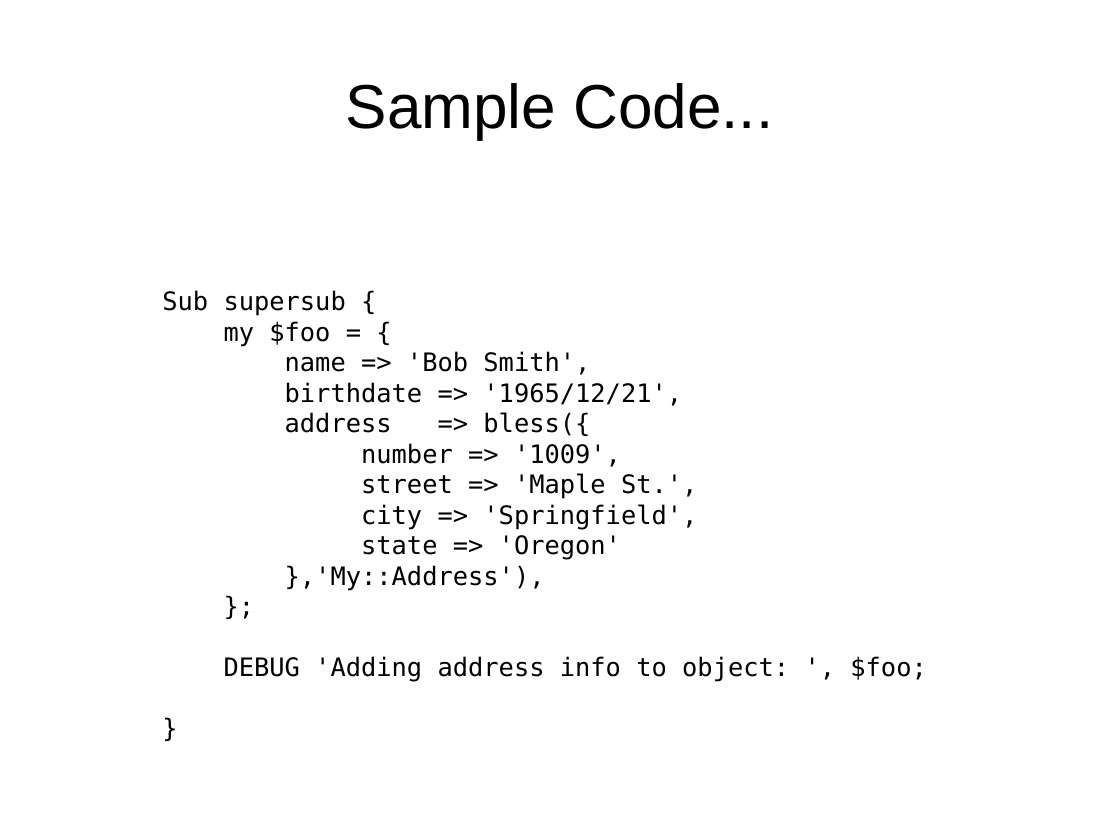
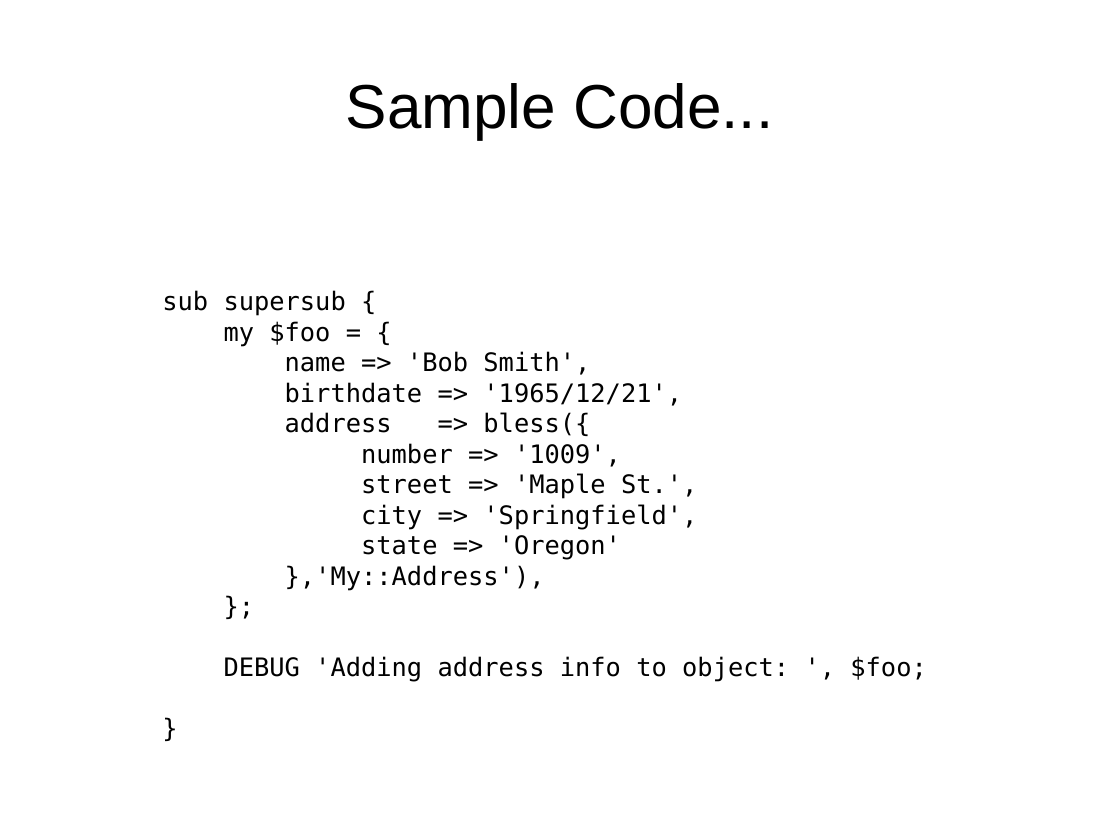
Before and after one commit to daotoad/Log-Lager, a slide deck: slide 20 of doc/Log-Lager.odp (slide 23 before the commit). Drawn at 1120x840 pixels with LibreOffice and Linux fonts; fonts in the diff are those of the drawing. Boxes give left, top, right and bottom in pixels: in the first picture for what was removed or moved away, otherwise in the second. Text is boxed around its words. In the diff, an @@ line names an element or a change of style, - is before the commit and + after.

```diff
--- a/doc/Log-Lager.odp
+++ b/doc/Log-Lager.odp
@@ text at [162, 290, 346, 316]: text changed @@
-Sub supersub {
+sub supersub {
```
Also in this commit, not shown: 21 other slides changed, 1 other file.
